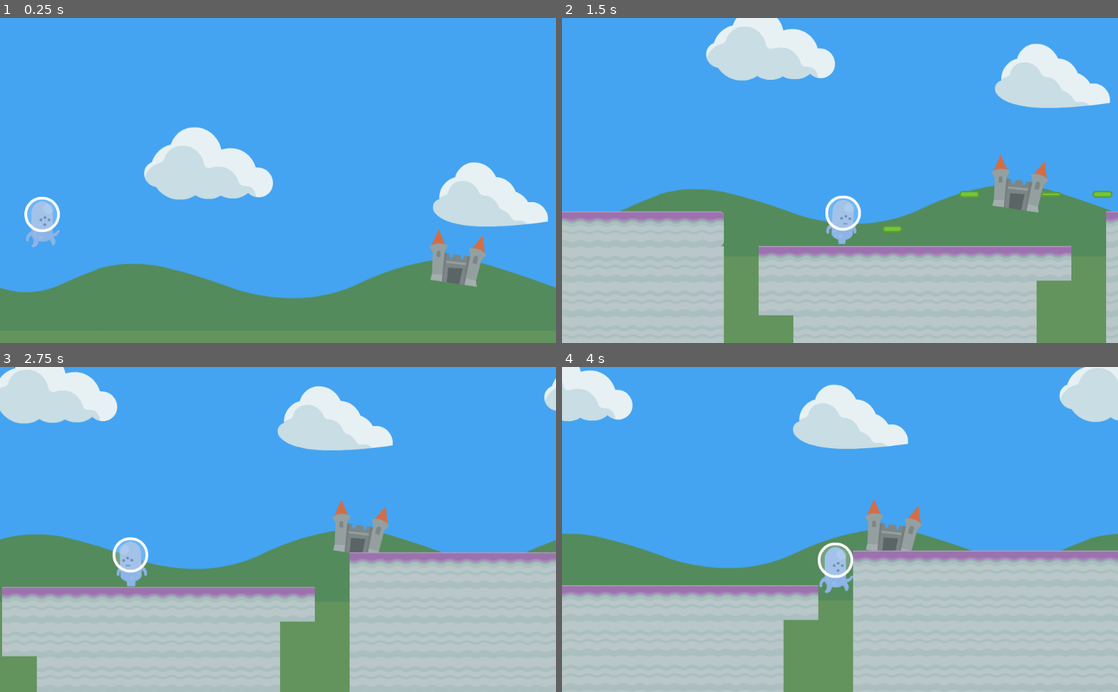
Above: before the commit, frames 1-4 (two rows, left to right).
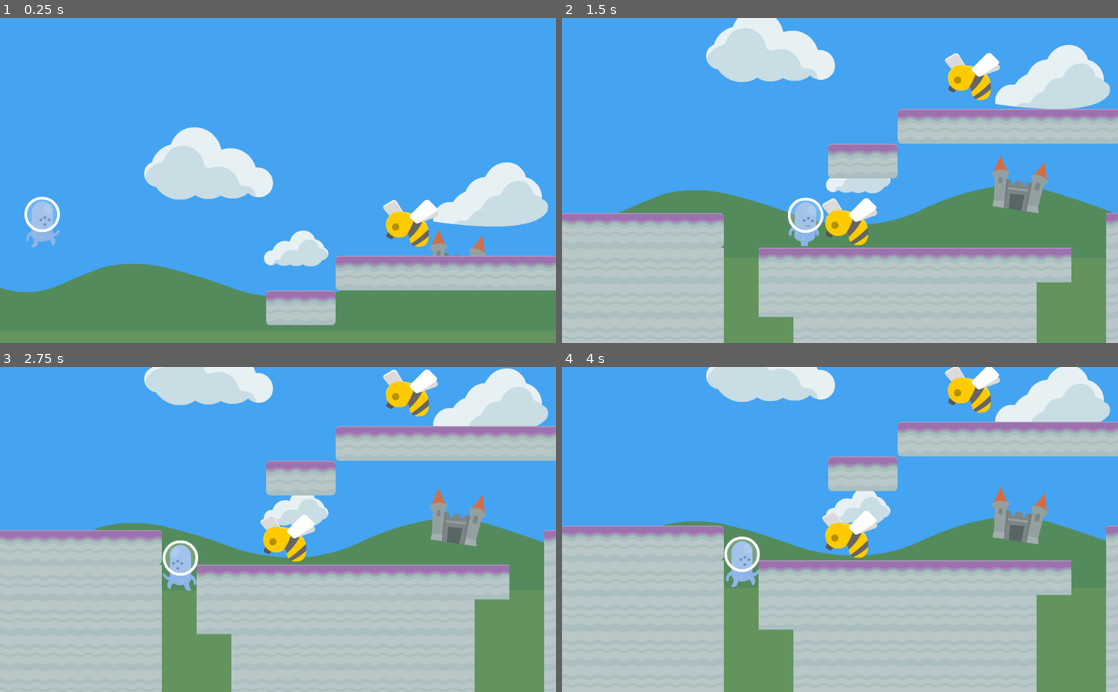
Above: after the commit, the same moments.

Repository: smokecastles/gameoff2018
Game: Godot game, scene res://World.tscn
The game is run twice, just before and just after one commit, with the same random seed, the same clock (stepped at 60 frames per second) and the same inputs.
Inputs:
- Up to frame 1 (0.25 s): no input
- Up to frame 2 (1.5 s): tap Enter (ui_accept) at 0.5, 0.6, 0.77, 1.07, 1.35 s; hold Right (ui_right) from 0.53 s (still down)
- Up to frame 3 (2.75 s): tap Enter (ui_accept) at 1.52, 1.82, 2.1 s; release Right (ui_right) at 2.03 s; hold Left (ui_left) from 2.03 s (still down)
- Up to frame 4 (4 s): release Left (ui_left) at 2.78 s; hold Right (ui_right) from 2.78 s (still down); tap Enter (ui_accept) at 2.85, 3.02, 3.32, 3.6, 3.77 s

The runs differ from the first frame. In frame 1, 9.8% of the frame differs, in the area x 47-100%, y 44-95%; in frame 2, 14%; in frame 3, 46%, in the area x 0-100%, y 0-100%; in frame 4, 43%.
Error after the commit: Parse Error: The identifier "ALIVE" isn't declared in the current scope. (res://Enemy.gd:20)

Commit message:
Add enemies, damage, explosions

Diff:
--- /dev/null
+++ b/Controller.gd
@@ -0,0 +1,40 @@
+extends Node
+
+var current_scene = null
+
+func _ready():
+        var root = get_tree().get_root()
+        current_scene = root.get_child(root.get_child_count() -1)
+
+func get_current_scene():
+	return current_scene
+
+func goto_scene(path):
+    # This function will usually be called from a signal callback,
+    # or some other function from the running scene.
+    # Deleting the current scene at this point might be
+    # a bad idea, because it may be inside of a callback or function of it.
+    # The worst case will be a crash or unexpected behavior.
+
+    # The way around this is deferring the load to a later time, when
+    # it is ensured that no code from the current scene is running:
+
+    call_deferred("_deferred_goto_scene", path)
+
+
+func _deferred_goto_scene(path):
+    # Immediately free the current scene,
+    # there is no risk here.
+    current_scene.free()
+
+    # Load new scene.
+    var s = ResourceLoader.load(path)
+
+    # Instance the new scene.
+    current_scene = s.instance()
+
+    # Add it to the active scene, as child of root.
+    get_tree().get_root().add_child(current_scene)
+
+    # Optional, to make it compatible with the SceneTree.change_scene() API.
+    get_tree().set_current_scene(current_scene)
--- /dev/null
+++ b/Enemy.gd
@@ -0,0 +1,69 @@
+extends KinematicBody2D
+
+const UP = Vector2(0, -1)
+const GRAVITY = 40
+const ACCELERATION = 20
+const MAX_SPEED = 250
+
+const ANIM_WALK = "Walk"
+const ANIM_DEAD = "Dead"
+
+onready var sprite = $AnimatedSprite
+onready var raycast = $RayCast2D
+onready var dying_timer = $DyingTimer
+onready var collision_shape = $CollisionShape2D
+
+enum STATES { ALIVE, DYING, DEAD }
+
+var motion = Vector2()
+var direction = -1
+var state = ALIVE
+
+func _ready():
+	sprite.play(ANIM_WALK)
+	pass
+
+func _physics_process(delta):
+	match state:
+		ALIVE:
+			process_state_alive(delta)
+		DYING:
+			process_state_dying(delta)
+		DEAD:
+			process_state_dead(delta)
+
+func process_state_alive(delta):
+	motion.y += GRAVITY
+
+	if direction == 1:
+		motion.x = min(motion.x + ACCELERATION, MAX_SPEED)
+		sprite.flip_h = true
+	else:
+		motion.x = max(motion.x - ACCELERATION, -MAX_SPEED)
+		sprite.flip_h = false
+
+	motion = move_and_slide(motion, UP)
+
+	if is_on_wall() or (is_on_floor() and !raycast.is_colliding()):
+		direction *= -1
+		raycast.position.x *= -1
+
+func process_state_dying(delta):
+	sprite.play(ANIM_DEAD)
+
+	motion.y += GRAVITY
+	motion.x = min(motion.x, MAX_SPEED * direction)
+
+	motion = move_and_slide(motion, UP)
+
+func process_state_dead(delta):
+	queue_free()
+
+func damage():
+	state = STATES.DYING
+	motion.y = -500
+	collision_shape.disabled = true
+	dying_timer.start()
+
+func _on_DyingTimer_timeout():
+	state = STATES.DEAD
--- /dev/null
+++ b/Enemy.tscn
@@ -0,0 +1,63 @@
+[gd_scene load_steps=7 format=2]
+
+[ext_resource path="res://Enemy.gd" type="Script" id=1]
+[ext_resource path="res://sprites/enemies/bee_dead.png" type="Texture" id=2]
+[ext_resource path="res://sprites/enemies/bee.png" type="Texture" id=3]
+[ext_resource path="res://sprites/enemies/bee_move.png" type="Texture" id=4]
+
+[sub_resource type="SpriteFrames" id=1]
+
+animations = [ {
+"frames": [ ExtResource( 2 ) ],
+"loop": true,
+"name": "Dead",
+"speed": 5.0
+}, {
+"frames": [ ExtResource( 3 ), ExtResource( 4 ) ],
+"loop": true,
+"name": "Walk",
+"speed": 7.0
+} ]
+
+[sub_resource type="RectangleShape2D" id=2]
+
+custom_solver_bias = 0.0
+extents = Vector2( 47.7684, 44.75 )
+
+[node name="Enemy" type="KinematicBody2D"]
+
+z_index = -1
+input_pickable = false
+collision_layer = 1
+collision_mask = 1
+collision/safe_margin = 0.08
+script = ExtResource( 1 )
+_sections_unfolded = [ "Collision", "Pickable", "Z Index", "collision" ]
+
+[node name="DyingTimer" type="Timer" parent="." index="0"]
+
+process_mode = 1
+wait_time = 1.0
+one_shot = true
+autostart = false
+
+[node name="AnimatedSprite" type="AnimatedSprite" parent="." index="1"]
+
+frames = SubResource( 1 )
+animation = "Walk"
+
+[node name="CollisionShape2D" type="CollisionShape2D" parent="." index="2"]
+
+position = Vector2( -1.48322, 0 )
+scale = Vector2( 1.02922, 1 )
+shape = SubResource( 2 )
+
+[node name="RayCast2D" type="RayCast2D" parent="." index="3"]
+
+position = Vector2( -54, 0 )
+enabled = true
+exclude_parent = true
+cast_to = Vector2( 0, 50 )
+collision_mask = 1
+
+[connection signal="timeout" from="DyingTimer" to="." method="_on_DyingTimer_timeout"]
--- /dev/null
+++ b/Explosion.gd
@@ -0,0 +1,7 @@
+extends AnimatedSprite
+
+
+func _ready():
+	play()
+	yield(self, "animation_finished")
+	queue_free()
--- /dev/null
+++ b/Explosion.tscn
@@ -0,0 +1,30 @@
+[gd_scene load_steps=12 format=2]
+
+[ext_resource path="res://sprites/fx/sonicExplosion00.png" type="Texture" id=1]
+[ext_resource path="res://sprites/fx/sonicExplosion01.png" type="Texture" id=2]
+[ext_resource path="res://sprites/fx/sonicExplosion02.png" type="Texture" id=3]
+[ext_resource path="res://sprites/fx/sonicExplosion03.png" type="Texture" id=4]
+[ext_resource path="res://sprites/fx/sonicExplosion04.png" type="Texture" id=5]
+[ext_resource path="res://sprites/fx/sonicExplosion05.png" type="Texture" id=6]
+[ext_resource path="res://sprites/fx/sonicExplosion06.png" type="Texture" id=7]
+[ext_resource path="res://sprites/fx/sonicExplosion07.png" type="Texture" id=8]
+[ext_resource path="res://sprites/fx/sonicExplosion08.png" type="Texture" id=9]
+[ext_resource path="res://Explosion.gd" type="Script" id=10]
+
+[sub_resource type="SpriteFrames" id=1]
+
+animations = [ {
+"frames": [ ExtResource( 1 ), ExtResource( 2 ), ExtResource( 3 ), ExtResource( 4 ), ExtResource( 5 ), ExtResource( 6 ), ExtResource( 7 ), ExtResource( 8 ), ExtResource( 9 ) ],
+"loop": true,
+"name": "default",
+"speed": 15.0
+} ]
+
+[node name="ExplosionSprite" type="AnimatedSprite"]
+
+position = Vector2( -35.8988, -36.4045 )
+scale = Vector2( 0.494382, 0.494382 )
+frames = SubResource( 1 )
+animation = "default"
+script = ExtResource( 10 )
+_sections_unfolded = [ "Transform", "Visibility" ]
--- a/Player.gd
+++ b/Player.gd
@@ -13,12 +13,12 @@
 const ANIM_WALK = "Walk"
 const ANIM_JUMP = "Jump"
 
-var motion = Vector2()
-
 const projectile = preload("res://Projectile.tscn")
 
 onready var sprite = $AnimatedSprite
 onready var projectile_pos = $ProjectilePosition
+
+var motion = Vector2()
 
 func _physics_process(delta):
 	motion.y += GRAVITY
--- a/Player.tscn
+++ b/Player.tscn
@@ -30,6 +30,7 @@
 "name": "Walk",
 "speed": 12.0
 } ]
+_sections_unfolded = [ "Resource" ]
 
 [node name="Player" type="KinematicBody2D"]
 
--- a/Projectile.gd
+++ b/Projectile.gd
@@ -1,14 +1,13 @@
 extends Area2D
 
 const SPEED = 1000
+const Enemy = preload("Enemy.gd")
+const explosion_scene = preload("Explosion.tscn")
+
+onready var explosion_sprite = $ExplosionSprite
 
 const motion = Vector2()
 var direction = 1
-
-func set_direction(direction):
-	self.direction = direction
-	if direction == -1:
-		$Sprite.flip_h = true
 
 func _ready():
 	$Sprite.play("Shoot")
@@ -18,8 +17,21 @@
 	translate(motion)
 	pass
 
+func add_explosion():
+	var explosion = explosion_scene.instance()
+	explosion.position = position
+	Controller.get_current_scene().add_child(explosion)
+
+func set_direction(direction):
+	self.direction = direction
+	if direction == -1:
+		$Sprite.flip_h = true
+
 func _on_VisibilityNotifier2D_screen_exited():
 	queue_free()
 
 func _on_Projectile_body_entered(body):
+	if body is Enemy:
+		body.damage()
+		add_explosion()
 	queue_free()
--- a/Projectile.tscn
+++ b/Projectile.tscn
@@ -19,7 +19,7 @@
 radius = 5.30071
 height = 25.4126
 
-[node name="Projectile" type="Area2D"]
+[node name="Projectile" type="Area2D" index="0"]
 
 input_pickable = true
 gravity_vec = Vector2( 0, 1 )
--- a/World.tscn
+++ b/World.tscn
@@ -6,6 +6,7 @@
 [ext_resource path="res://sprites/background/castle_grey.png" type="Texture" id=4]
 [ext_resource path="res://sprites/background/cloud5.png" type="Texture" id=5]
 [ext_resource path="res://sprites/background/cloud9.png" type="Texture" id=6]
+[ext_resource path="res://Enemy.tscn" type="PackedScene" id=7]
 
 [sub_resource type="Gradient" id=1]
 
@@ -31,7 +32,7 @@
 width = 2048
 _sections_unfolded = [ "Resource" ]
 
-[node name="World" type="Node" index="0"]
+[node name="World" type="Node"]
 
 _sections_unfolded = [ "Pause" ]
 
@@ -57,7 +58,7 @@
 collision_mask = 1
 occluder_light_mask = 1
 format = 1
-tile_data = PoolIntArray( 393217, 0, 0, 393218, 1, 0, 393219, 1, 0 …(2116 unchanged characters)…
+tile_data = PoolIntArray( 196620, 0, 0, 196621, 1, 0, 196622, 1, 0, 196623, 1, 0, 196624, 1, 0, 196625, 1, 0, 196626, 2, 0, 262154, 0, 0, 262155, 2, 0, 393217, 0, 0, 393218, 1, 0, 393219, 1, 0 …(2116 unchanged characters)…
 _sections_unfolded = [ "Cell", "Collision", "Material", "Occluder", "Transform", "Visibility", "Z Index" ]
 
 [node name="ParallaxBackground" type="ParallaxBackground" parent="." index="2"]
@@ -118,6 +119,15 @@
 texture = ExtResource( 4 )
 _sections_unfolded = [ "Animation", "Offset", "Region", "Visibility", "Z Index" ]
 
+[node name="Cloud3" type="Sprite" parent="ParallaxBackground/ParallaxLayer" index="4"]
+
+position = Vector2( 304.674, 118.13 )
+scale = Vector2( 0.5, 0.5 )
+texture = ExtResource( 5 )
+centered = false
+flip_h = true
+_sections_unfolded = [ "Offset", "Region", "Transform" ]
+
 [node name="ParallaxLayer2" type="ParallaxLayer" parent="ParallaxBackground" index="1"]
 
 motion_scale = Vector2( 0.8, 0.8 )
@@ -137,4 +147,13 @@
 position = Vector2( 815.049, 8.35089 )
 texture = ExtResource( 6 )
 centered = false
+flip_h = true
 _sections_unfolded = [ "Offset" ]
+
+[node name="Enemy1" parent="." index="3" instance=ExtResource( 7 )]
+
+position = Vector2( 905.91, 129.631 )
+
+[node name="Enemy2" parent="." index="4" instance=ExtResource( 7 )]
+
+position = Vector2( 680.088, 397.625 )
--- a/project.godot
+++ b/project.godot
@@ -14,6 +14,10 @@
 run/main_scene="res://World.tscn"
 config/icon="res://icon.png"
 
+[autoload]
+
+Controller="*res://Controller.gd"
+
 [rendering]
 
 quality/2d/use_pixel_snap=true
Not shown: 2 places in Projectile.tscn that only renumber resources
Not shown: 1 places in World.tscn that only renumber resources
Binary file added: sprites/enemies/bee.png
Not shown, added: sprites/enemies/bee.png.import
Binary file added: sprites/enemies/bee_dead.png
Not shown, added: sprites/enemies/bee_dead.png.import
Binary file added: sprites/enemies/bee_move.png
Not shown, added: sprites/enemies/bee_move.png.import
Binary file added: sprites/fx/sonicExplosion00.png
Not shown, added: sprites/fx/sonicExplosion00.png.import
Binary file added: sprites/fx/sonicExplosion01.png
Not shown, added: sprites/fx/sonicExplosion01.png.import
(and 14 more such lines)
